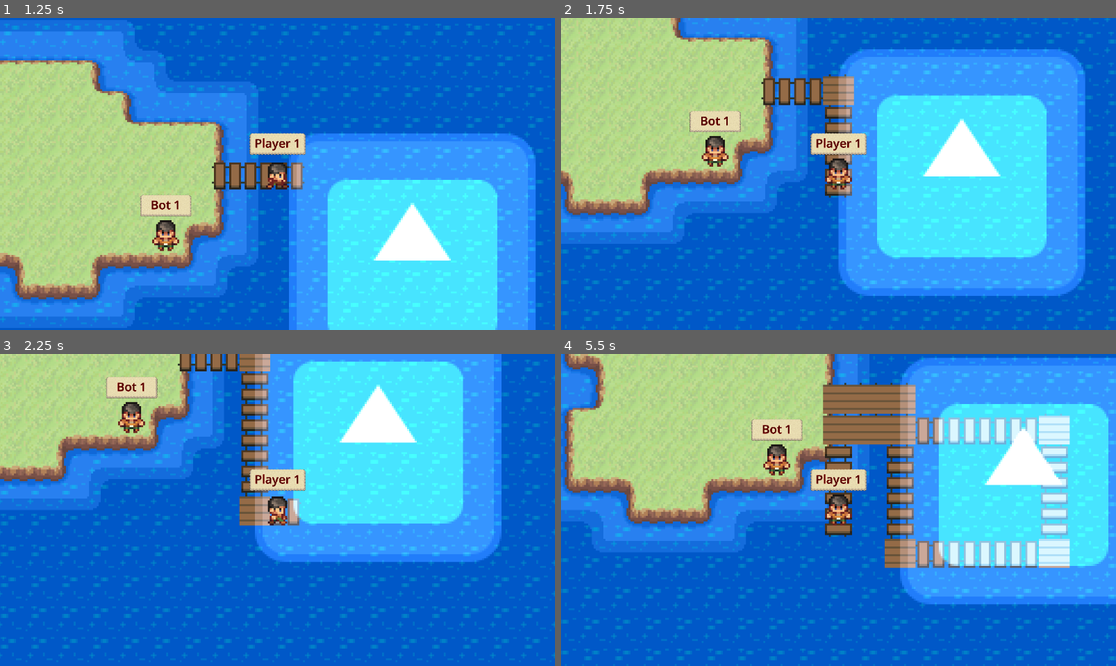
Above: before the commit, frames 1-4 (two rows, left to right).
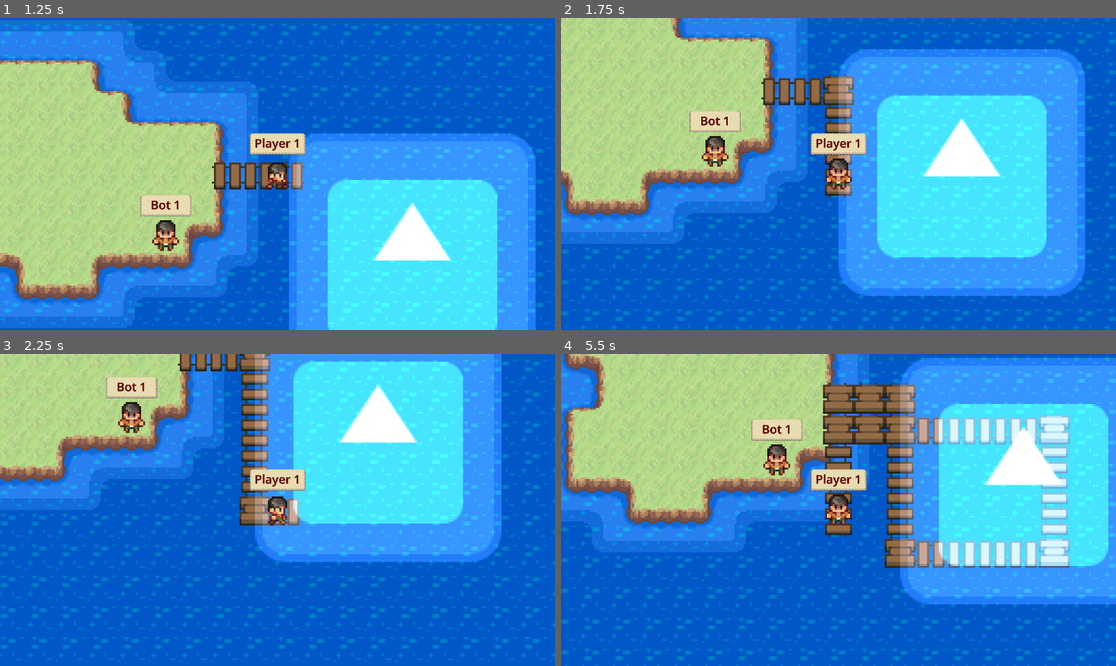
Above: after the commit, the same moments.

Repository: filippo-orru/island-tag-game
Game: Godot game, scene res://world.tscn
The game is run twice, just before and just after one commit, with the same random seed, the same clock (stepped at 60 frames per second) and the same inputs. The engine's default icon, where the game draws it, is replaced by a stand-in: a white triangle on a blue panel in a dark square.
Inputs:
- Up to frame 1 (1.25 s): tap Enter at 0.5 s; hold Right (ui_right) from 0.53 s (still down)
- Up to frame 2 (1.75 s): release Right (ui_right) at 1.28 s; hold Down (ui_down) from 1.28 s (still down)
- Up to frame 3 (2.25 s): release Down (ui_down) at 2.03 s; hold Right (ui_right) from 2.03 s (still down)
- Up to frame 4 (5.5 s): release Right (ui_right) at 2.78 s; hold Up (ui_up) 2.78-3.53 s; hold Left (ui_left) 3.53-5.03 s; tap Space at 5 s; hold Down (ui_down) from 5.03 s (still down)

Frame 1 is identical in both runs. In frame 2, 0.2% of the frame differs, in the area x 47-53%, y 18-29%; in frame 3, 0.3%; in frame 4, 1.6%, in the area x 47-92%, y 10-69%.

Commit message:
Change tile

Diff:
--- a/World.gd
+++ b/World.gd
@@ -43,7 +43,7 @@
 
 const TILESET_PLANK_HORIZONTAL_COORDS = Vector2i(23, 8)
 const TILESET_PLANK_VERTICAL_COORDS = Vector2i(22, 7)
-const TILESET_PLANK_JOINT_COORDS = Vector2i(22, 9)
+const TILESET_PLANK_JOINT_COORDS = Vector2i(22, 8)
 
 static func spawn_plank(coming_from: Vector2i, position: Vector2i) -> void:
 	var plankType
--- a/map.tres
+++ b/map.tres
@@ -3951,6 +3951,7 @@
 19:8/0 = 0
 20:8/0 = 0
 22:8/0 = 0
+22:8/0/custom_data_0 = true
 23:8/0 = 0
 23:8/0/custom_data_0 = true
 24:8/0 = 0
